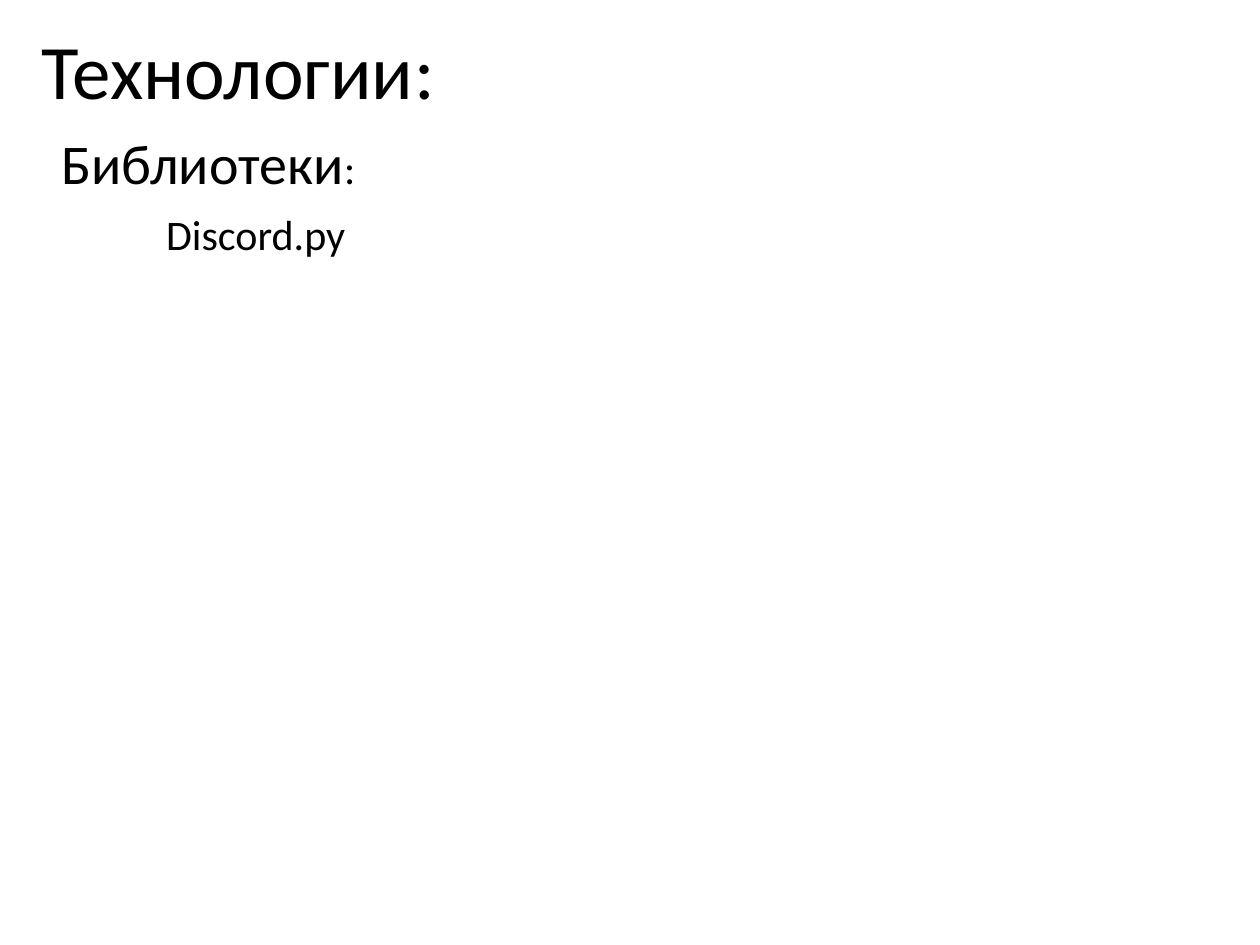
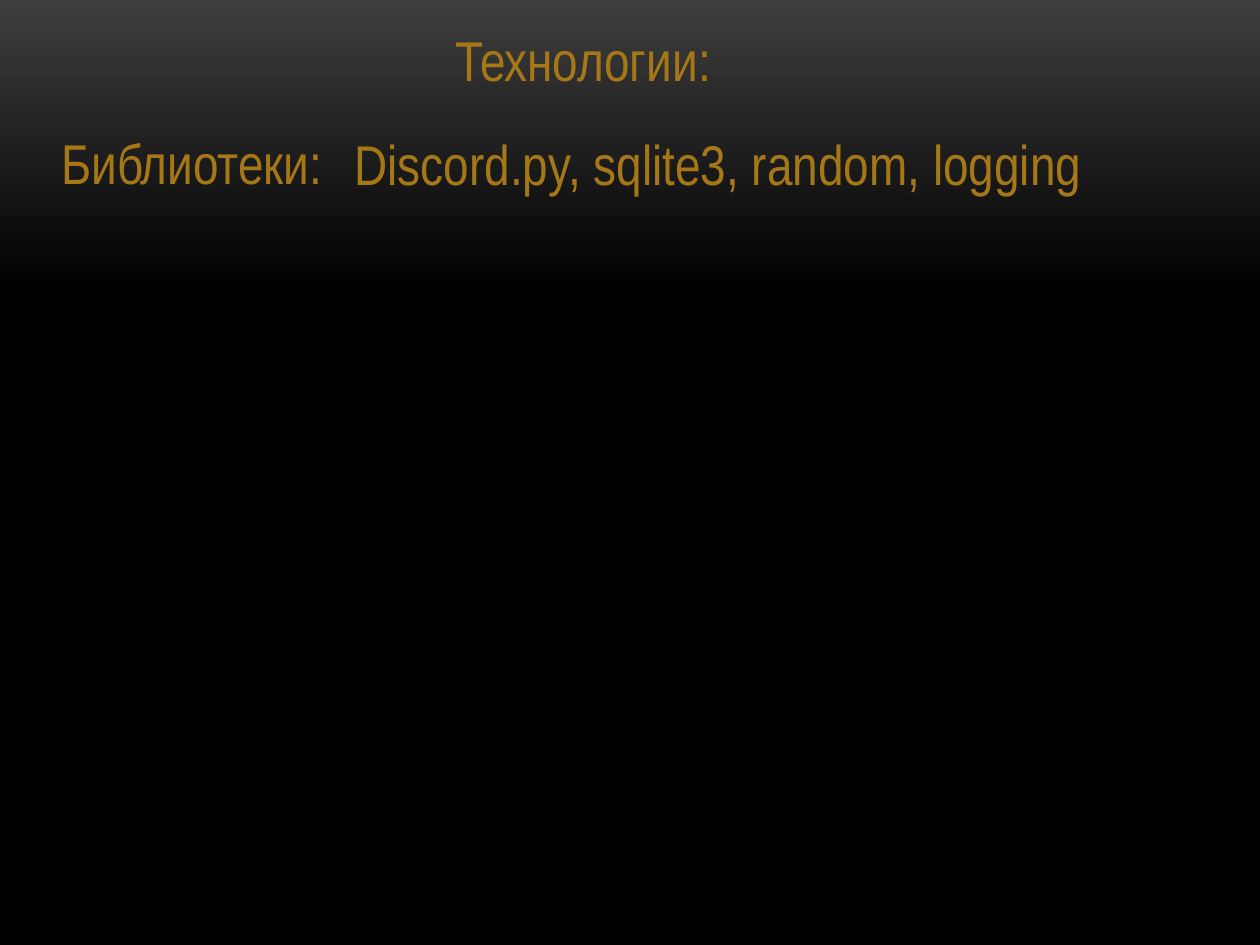
Before and after one commit to megamaxik/Dota-2-helper-bot, a slide deck: slide 5 of DotaHelper.pptx (slide 4 before the commit). Drawn at 1260x945 pixels with LibreOffice and Linux fonts; fonts in the diff are those of the drawing; background and template pictures are left out. Boxes give left, top, right and bottom in pixels: in the first picture for what was removed or moved away, otherwise in the second. Text is boxed around its words. In the diff, an @@ line names an element or a change of style, - is before the commit and + after.

```diff
--- a/DotaHelper.pptx
+++ b/DotaHelper.pptx
@@ background #FFFFFF to picture (left out) @@
@@ text "Технологии:": place and size @@
-text "Технологии:" at box(42, 49, 435, 100)
+text "Технологии:" at box(455, 42, 711, 82)
@@ text "Технологии:" at box(455, 42, 711, 82): size 44 to 32 pt, font Calibri to Arial Narrow, text colour #000000 to #A57617 @@
@@ text "Библиотеки:" at box(61, 143, 322, 185): size 24 to 32 pt in "Библиотеки:"; font Calibri to Arial Narrow, text colour #000000 to #A57617 @@
@@ text at box(355, 144, 1081, 195): text changed; size 24 to 32 pt; font Calibri to Arial Narrow; text colour #000000 to #A57617 @@
-Discord.py
+Discord.py, sqlite3, random, logging
```
Also in this commit, not shown: 3 other slides changed, 2 slides added, 2 slides removed, 1 other file.
